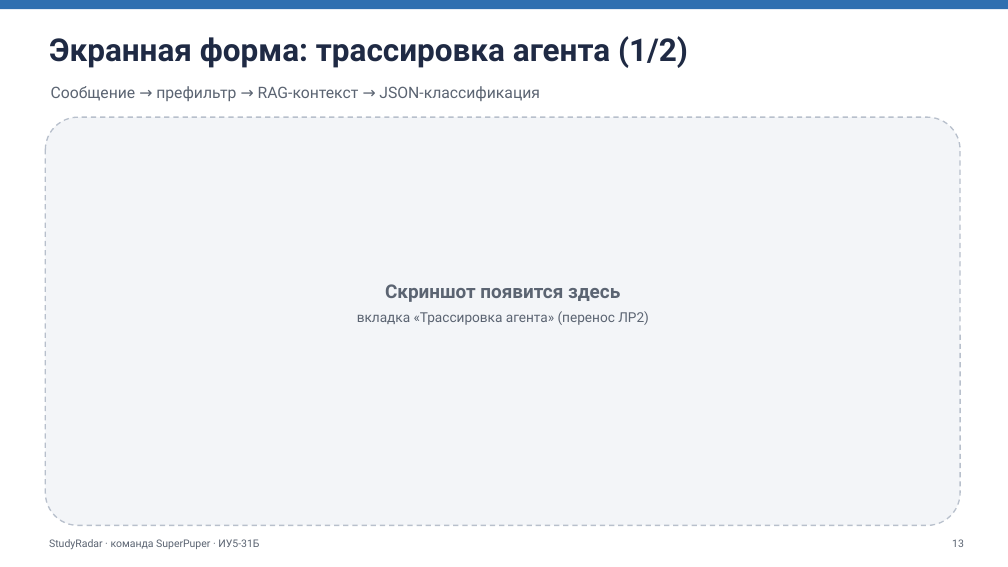
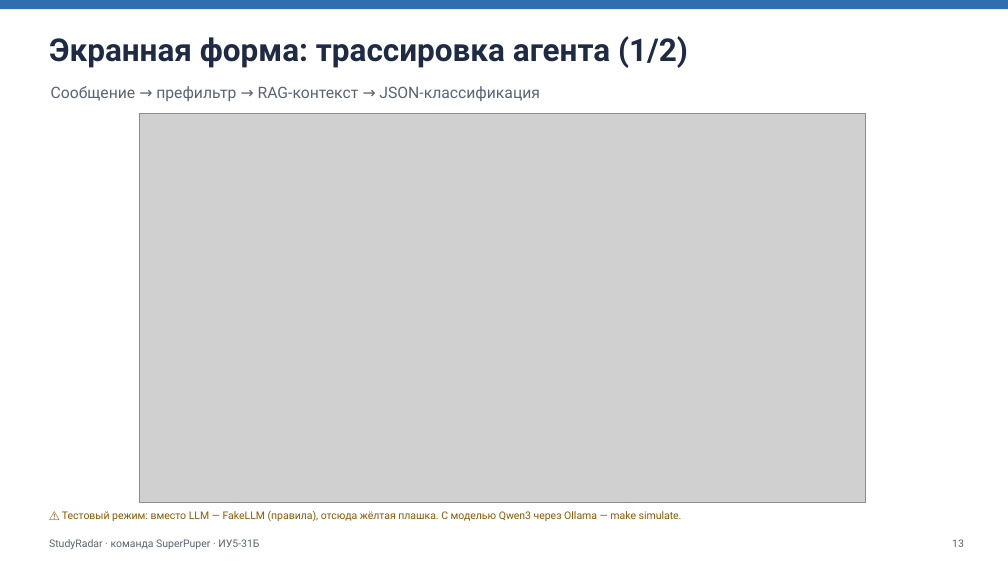
Before and after one commit to winlast/TG_Agent_champ, a slide deck: slide 13 of docs/StudyRadar_presentation.pptx. Drawn at 1008x567 pixels with LibreOffice and Linux fonts; fonts in the diff are those of the drawing; grey boxes stand for pictures. Boxes give left, top, right and bottom in pixels: in the first picture for what was removed or moved away, otherwise in the second. Text is boxed around its words. In the diff, an @@ line names an element or a change of style, - is before the commit and + after.

Commit message:
Презентация со скриншотами, статус проекта, безопасные настройки для Claude Code, keep_alive 5m

```diff
--- a/docs/StudyRadar_presentation.pptx
+++ b/docs/StudyRadar_presentation.pptx
@@ rounded rectangle removed at [45,117,960,526] @@
@@ picture added at [140,113,866,503] @@
@@ text removed at [357,284,649,325] @@
-Скриншот появится здесь
-вкладка «Трассировка агента» (перенос ЛР2)
@@ text added at [62,511,682,521], 10 pt, text #8A5A00 @@
+⚠ Тестовый режим: вместо LLM — FakeLLM (правила), отсюда жёлтая плашка. С моделью Qwen3 через Ollama — make simulate.
```
Also in this commit, not shown: 8 other slides changed, 20 other files.
